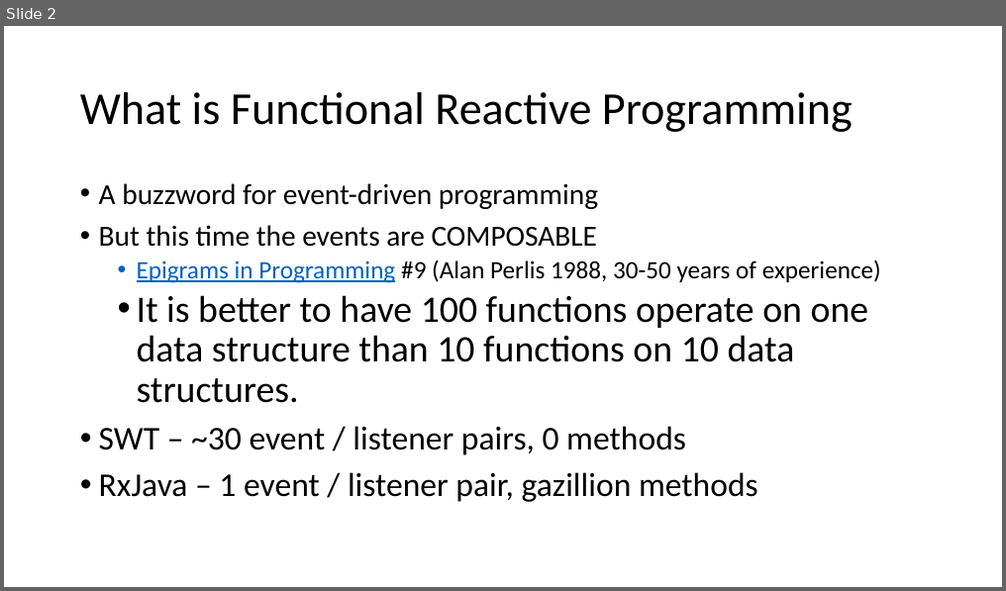
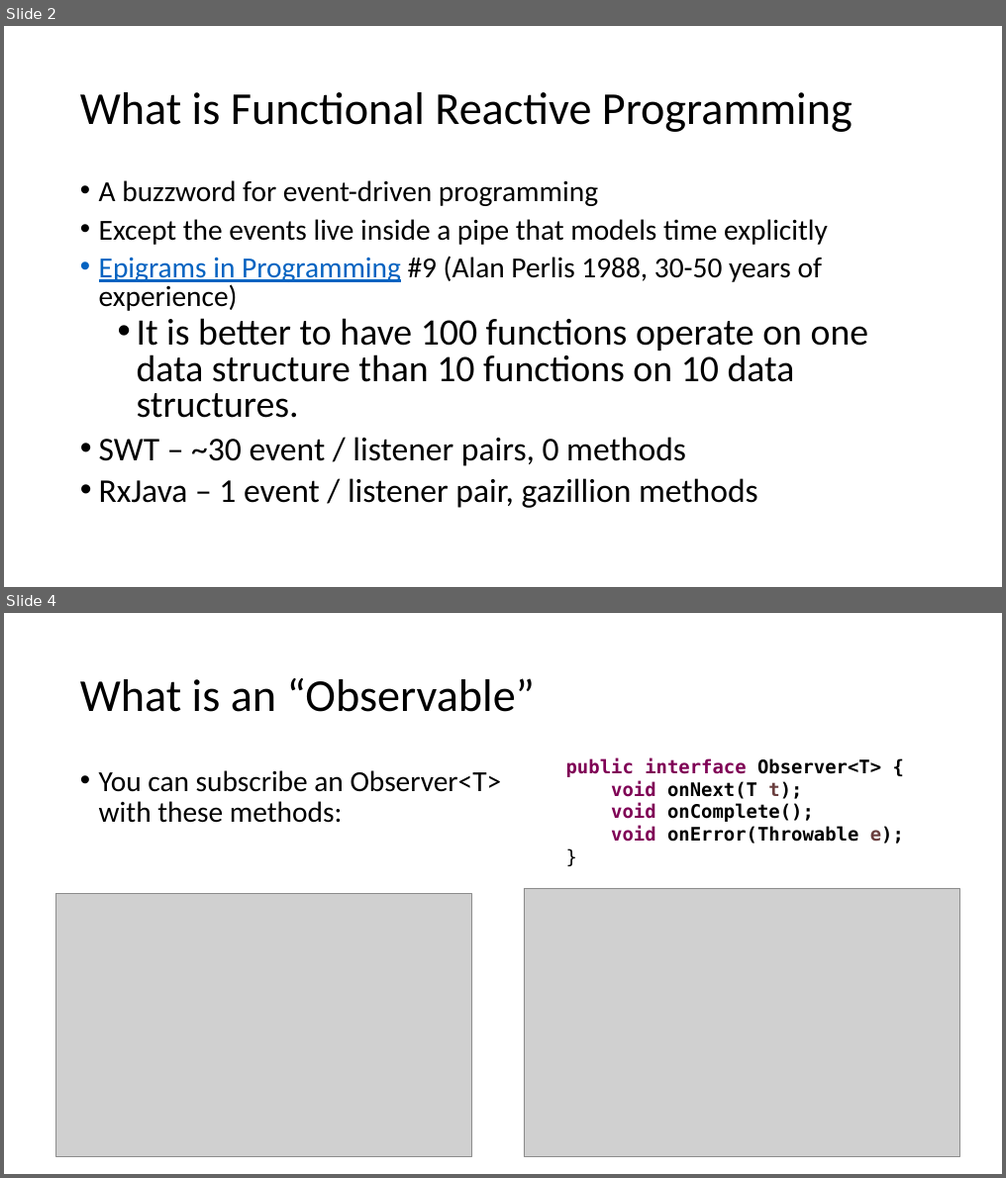
Before and after one commit to diffplug/rxjava-and-swt, a slide deck: RxJava and SWT.pptx. Shown one above the other, each under a label of ours: slide 2 before the commit, slides 2 and 4 after it; the slides between them are not shown. The pictures are 1006x591 and 1006x1178 pixels, drawn with LibreOffice and Linux fonts; fonts in the diff are those of the drawing; grey boxes stand for pictures. Boxes give left, top, right and bottom in pixels: in the first picture for what was removed or moved away, otherwise in the second. Text is boxed around its words. In the diff, an @@ line names an element or a change of style, - is before the commit and + after.

```diff
--- a/RxJava and SWT.pptx
+++ b/RxJava and SWT.pptx
@@ slide 4 added at [4,613,1002,1174], background #FFFFFF @@
@@ title added at [80,678,535,712], 44 pt, text #000000 @@
+What is an “Observable”
@@ text added at [566,759,904,844], 18 pt, text #000000, bold @@
+public interface Observer<T> {
+void onNext(T t);
+void onComplete();
+void onError(Throwable e);
+}
@@ text added at [99,770,502,823], 28 pt, text #000000 @@
+• You can subscribe an Observer<T> with these methods:
@@ picture added at [55,894,472,1157] @@
@@ picture added at [524,888,960,1158] @@
@@ slide 2 changed as well @@
@@ text at [99,180,869,508]: size 24 to 28 pt in "Epigrams in Programming #9 (Alan Perlis 1988, ..."; line spacing 0.9 to 0.8; list level 2 to 1 in "Epigrams in Programming #9 (Alan ..." @@
@@ text at [99,219,828,245]: text changed @@
-• But this time the events are COMPOSABLE
+• Except the events live inside a pipe that models time explicitly
```
Also in this commit, not shown: 6 other slides changed, 10 other slides added, 1 slide removed.
